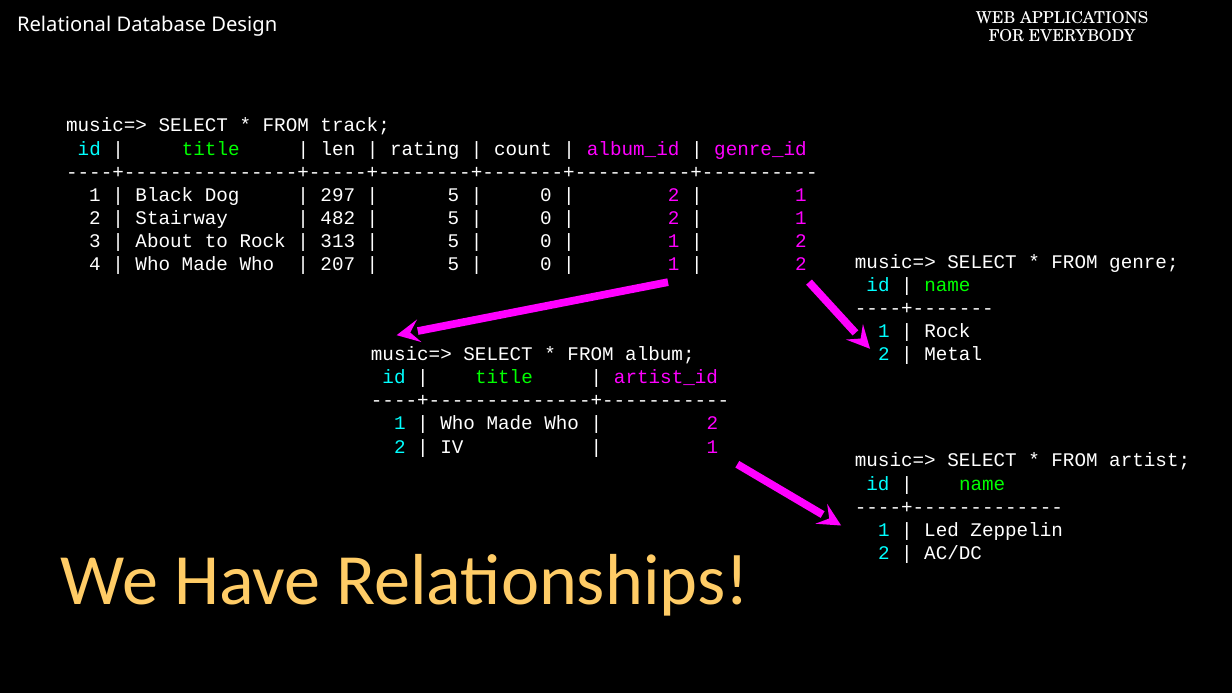
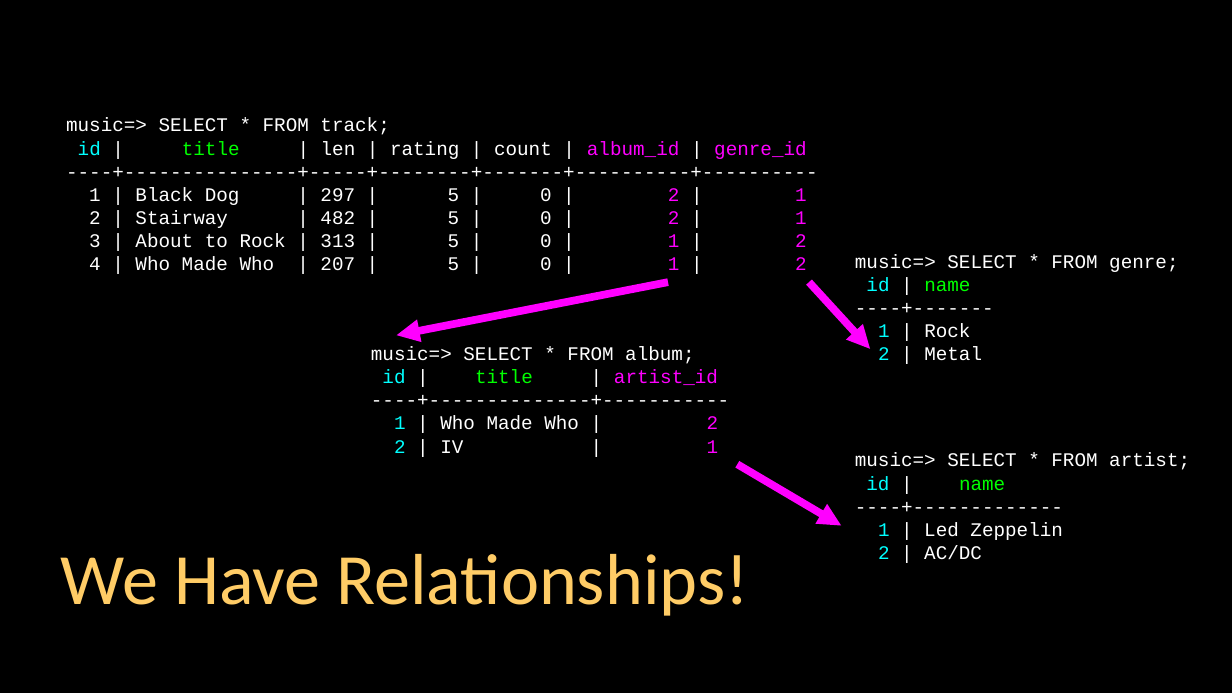
Before and after one commit to csev/pg4e, a slide deck: slide 31 of lectures/02-Database-Design-Many-to-Many.ppt. Drawn at 1232x693 pixels with LibreOffice and Linux fonts; fonts in the diff are those of the drawing; background and template pictures are left out. Boxes give left, top, right and bottom in pixels: in the first picture for what was removed or moved away, otherwise in the second. Text is boxed around its words. In the diff, an @@ line names an element or a change of style, - is before the commit and + after.

```diff
--- a/lectures/02-Database-Design-Many-to-Many.ppt
+++ b/lectures/02-Database-Design-Many-to-Many.ppt
@@ text removed at (17,15,277,36) @@
-Relational Database Design
@@ text removed at (976,11,1148,42) @@
-WEB APPLICATIONS
-FOR EVERYBODY
@@ arrow (396, 335) - (668, 282): arrowheads changed @@
@@ arrow (870, 349) - (809, 282): arrowheads changed @@
@@ arrow (841, 525) - (737, 464): arrowheads changed @@
```
Also in this commit, not shown: 59 other slides changed.
